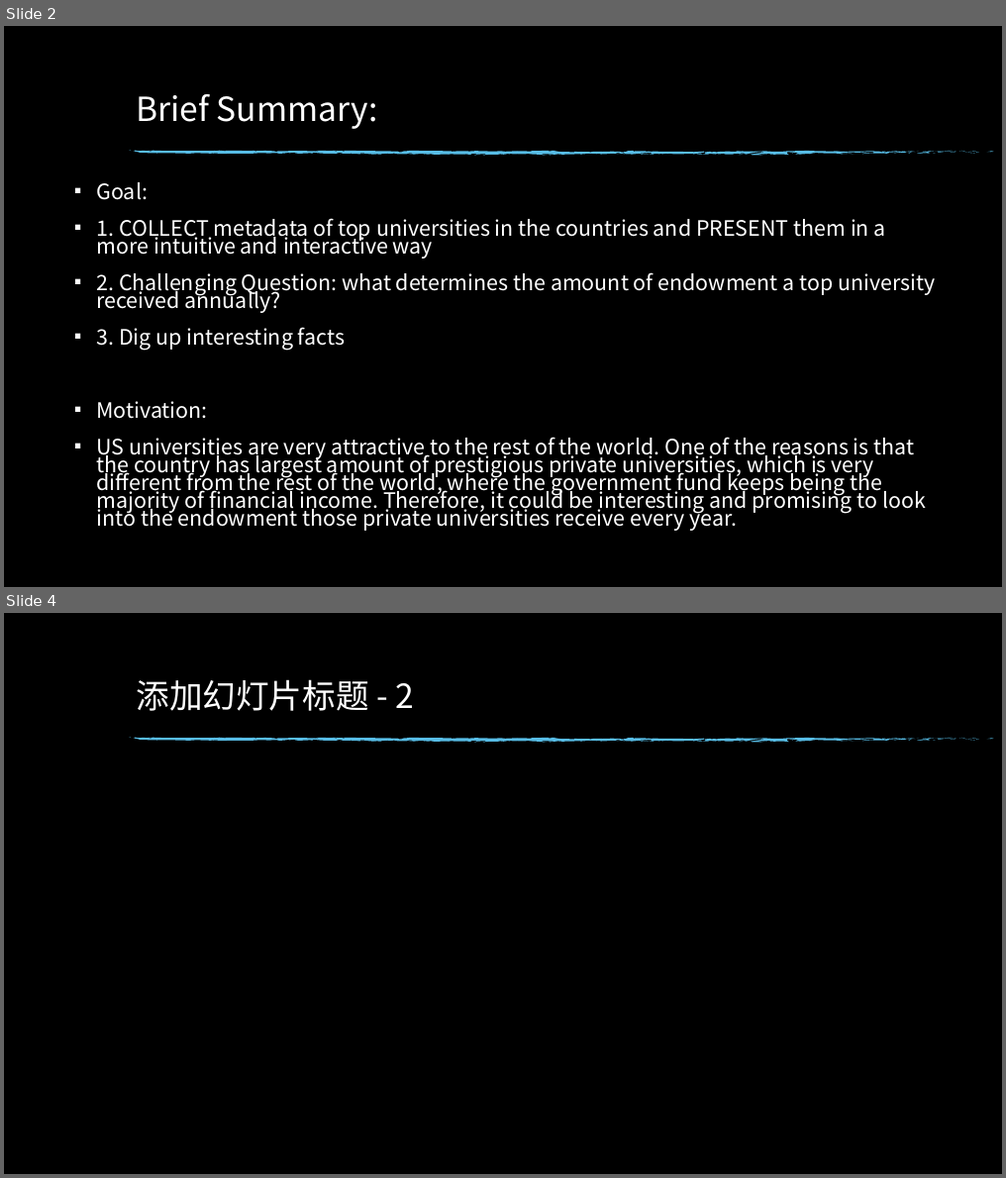
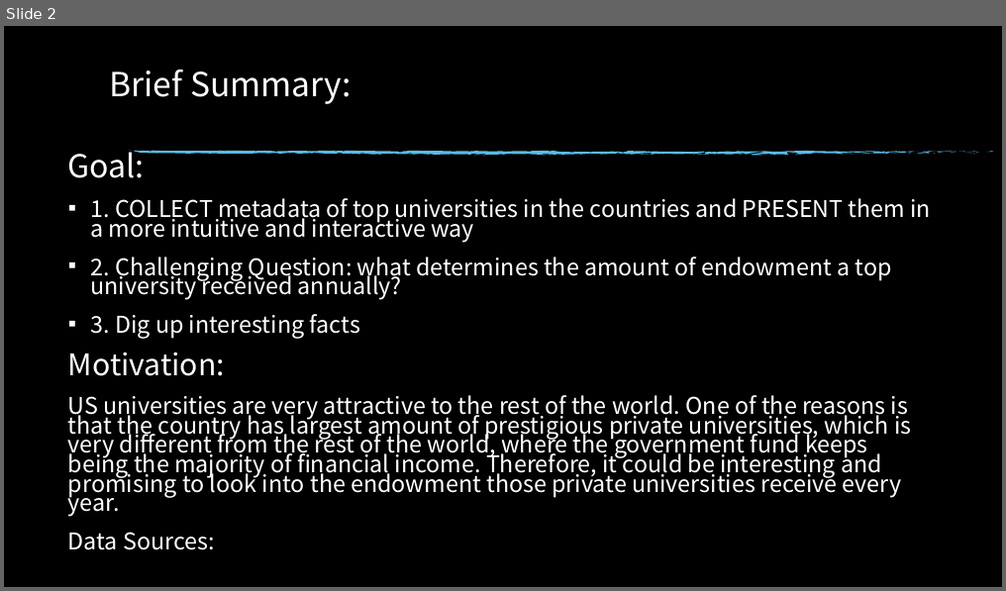
Before and after one commit to Abel0828/SI330-Final-Project, a slide deck: DATA INSIGHTS.pptx. Shown one above the other, each under a label of ours: slides 2 and 4 before the commit, slide 2 after it; the slides between them are not shown. The pictures are 1006x1178 and 1006x591 pixels, drawn with LibreOffice and Linux fonts; fonts in the diff are those of the drawing; background and template pictures are left out. Boxes give left, top, right and bottom in pixels: in the first picture for what was removed or moved away, otherwise in the second. Text is boxed around its words. In the diff, an @@ line names an element or a change of style, - is before the commit and + after.

```diff
--- a/DATA INSIGHTS.pptx
+++ b/DATA INSIGHTS.pptx
@@ slide 4 removed at (4,613,1002,1174), background picture (left out); not listed: 74 template elements that a slide beside it also shows @@
@@ title removed at (136,679,415,711) @@
-添加幻灯片标题 - 2
@@ slide 2 changed as well @@
@@ title "Brief Summary:": place and size @@
-title "Brief Summary:" at (136,94,377,129)
+title "Brief Summary:" at (110,70,350,104)
@@ text "Goal:": place and size @@
-text "Goal:" at (97,182,935,531)
+text "Goal:" at (68,150,931,551)
@@ text at (68,150,931,517): size 20.4 to 30.5 pt in "Goal:"; size 20.4 to 22.2 pt; size 20.4 to 28.7 pt in "Motivation:"; bullet ▪ to none @@
@@ text at (68,532,215,551): paragraph added @@
+Data Sources:
```
Also in this commit, not shown: 1 other slide changed, 1 slide added, 4 other slides removed.
